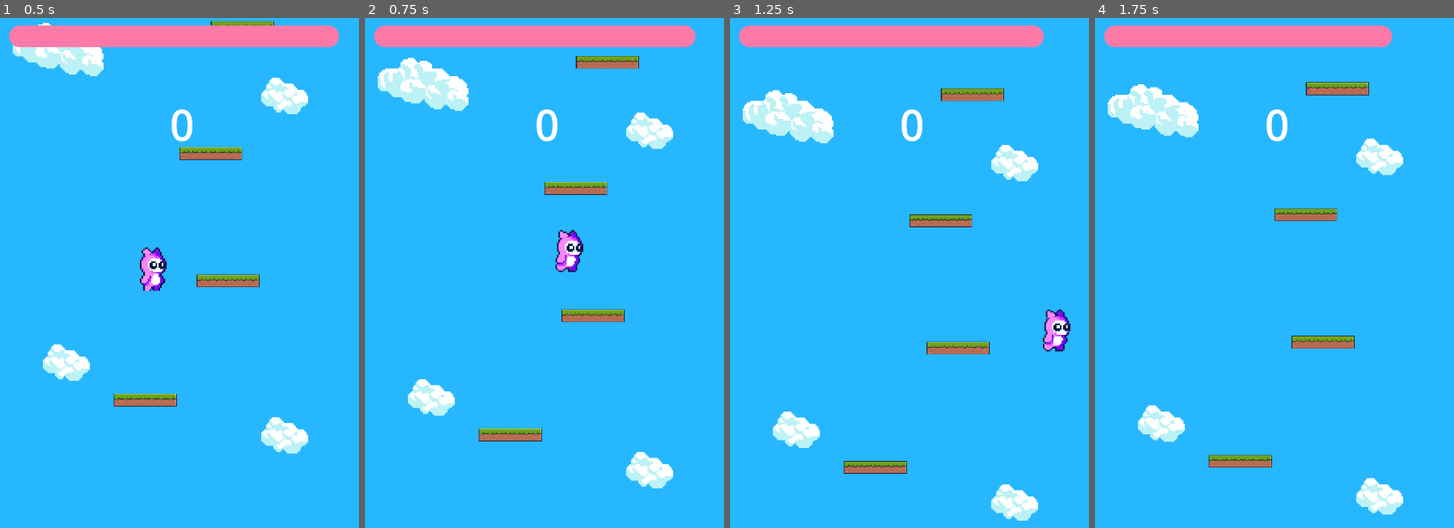
Above: before the commit, frames 1-4 (left to right).
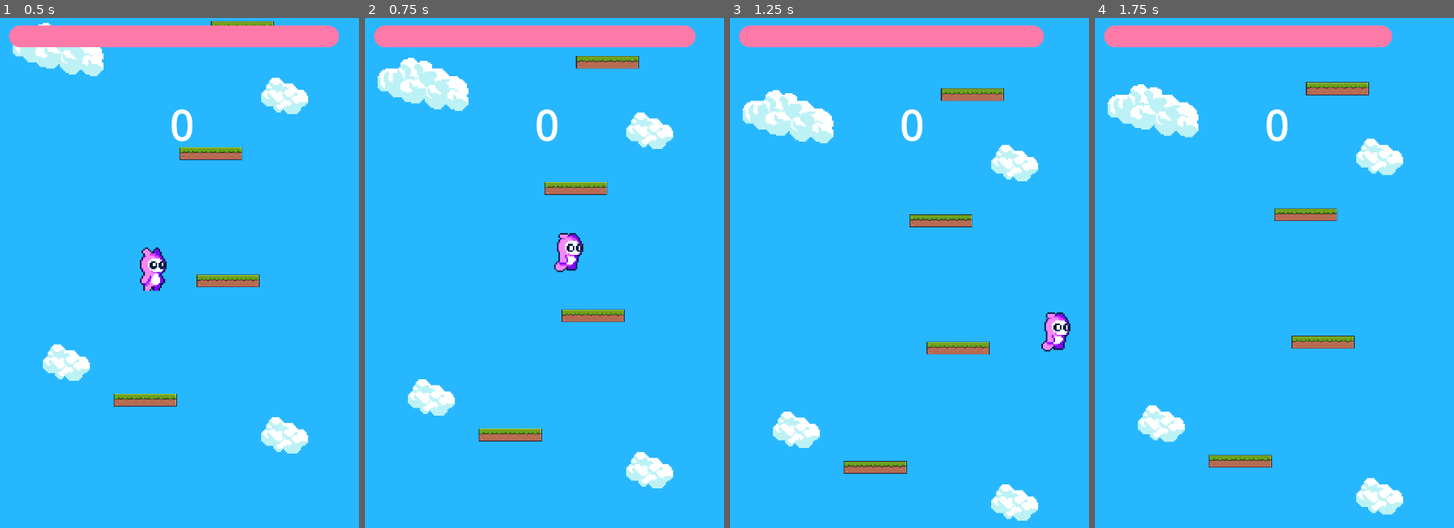
Above: after the commit, the same moments.

Repository: Kaporos/DreamWorld
Game: Godot game, scene res://main.tscn
Two runs of this game, one before a commit and one after it. Both use one fixed random seed, a clock stepped at 60 frames per second and the inputs below.
Inputs:
- Up to frame 1 (0.5 s): no input
- Up to frame 2 (0.75 s): hold Right (ui_right) from 0.53 s (still down)
- Up to frame 3 (1.25 s): keep holding Right (ui_right)
- Up to frame 4 (1.75 s): keep holding Right (ui_right)

Frame 1 is identical in both runs. In frame 2, 0.1% of the frame differs, in the area x 52-61%, y 41-50%; in frame 3, 0.1%; in frame 4, nothing differs.

Commit message:
removing useles files

Diff:
--- a/Player.tscn
+++ b/Player.tscn
@@ -1,8 +1,8 @@
 [gd_scene load_steps=9 format=3 uid="uid://bnvd3jnk4f85n"]
 
 [ext_resource type="Script" path="res://Player.gd" id="1_k5vtq"]
-[ext_resource type="Texture2D" uid="uid://d2xgldj68tu45" path="res://assets/free-pixel-art-tiny-hero-sprites/1 Pink_Monster/Pink_Monster.png" id="2_k7am1"]
-[ext_resource type="Texture2D" uid="uid://pwxqcwwwdjia" path="res://assets/free-pixel-art-tiny-hero-sprites/1 Pink_Monster/Pink_Monster_Run_6.png" id="5_n4x15"]
+[ext_resource type="Texture2D" uid="uid://4nuwk2637kvq" path="res://assets/Pink_Monster_Idle_4.png" id="2_7fle3"]
+[ext_resource type="Texture2D" uid="uid://pwxqcwwwdjia" path="res://assets/Pink_Monster_Run_6.png" id="3_4fl6c"]
 
 [sub_resource type="RectangleShape2D" id="RectangleShape2D_6oe7f"]
 size = Vector2(124, 126)
@@ -10,19 +10,19 @@
 [sub_resource type="RectangleShape2D" id="RectangleShape2D_kqbr0"]
 size = Vector2(123.377, 127.273)
 
-[sub_resource type="AtlasTexture" id="AtlasTexture_4iuta"]
-atlas = ExtResource("2_k7am1")
+[sub_resource type="AtlasTexture" id="AtlasTexture_gt0yk"]
+atlas = ExtResource("2_7fle3")
 region = Rect2(0, 0, 32, 32)
 
-[sub_resource type="AtlasTexture" id="AtlasTexture_mewe7"]
-atlas = ExtResource("5_n4x15")
-region = Rect2(32, 0, 32, 32)
+[sub_resource type="AtlasTexture" id="AtlasTexture_jakn7"]
+atlas = ExtResource("3_4fl6c")
+region = Rect2(0, 0, 32, 32)
 
 [sub_resource type="SpriteFrames" id="SpriteFrames_tkvgp"]
 animations = [{
 "frames": [{
 "duration": 1.0,
-"texture": SubResource("AtlasTexture_4iuta")
+"texture": SubResource("AtlasTexture_gt0yk")
 }],
 "loop": true,
 "name": &"idle",
@@ -30,7 +30,7 @@
 }, {
 "frames": [{
 "duration": 1.0,
-"texture": SubResource("AtlasTexture_mewe7")
+"texture": SubResource("AtlasTexture_jakn7")
 }],
 "loop": true,
 "name": &"run",
Binary file removed: assets/Legacy_Adventure_Pack_TEMPLE/Final/Assets/Assets.png
Not shown, removed: assets/Legacy_Adventure_Pack_TEMPLE/Final/Assets/Assets.png.import
Binary file removed: assets/Legacy_Adventure_Pack_TEMPLE/Final/Assets/Assets2.png
Binary file removed: assets/Legacy_Adventure_Pack_TEMPLE/Final/Assets/Background_1.png
Not shown, removed: assets/Legacy_Adventure_Pack_TEMPLE/Final/Assets/Background_1.png.import
Binary file removed: assets/Legacy_Adventure_Pack_TEMPLE/Final/Assets/Background_2.png
Not shown, removed: assets/Legacy_Adventure_Pack_TEMPLE/Final/Assets/Background_2.png.import
Binary file removed: assets/Legacy_Adventure_Pack_TEMPLE/Final/Character/Character_Sprite_Sheet.png
Not shown, removed: assets/Legacy_Adventure_Pack_TEMPLE/Final/Character/Character_Sprite_Sheet.png.import
Not shown, removed: assets/Legacy_Adventure_Pack_TEMPLE/Final/Legacy_Autor_note.txt
Binary file removed: assets/Legacy_Adventure_Pack_TEMPLE/Final/Social/Assets.png
Not shown, removed: assets/Legacy_Adventure_Pack_TEMPLE/Final/Social/Assets.png.import
(and 111 more such lines)
